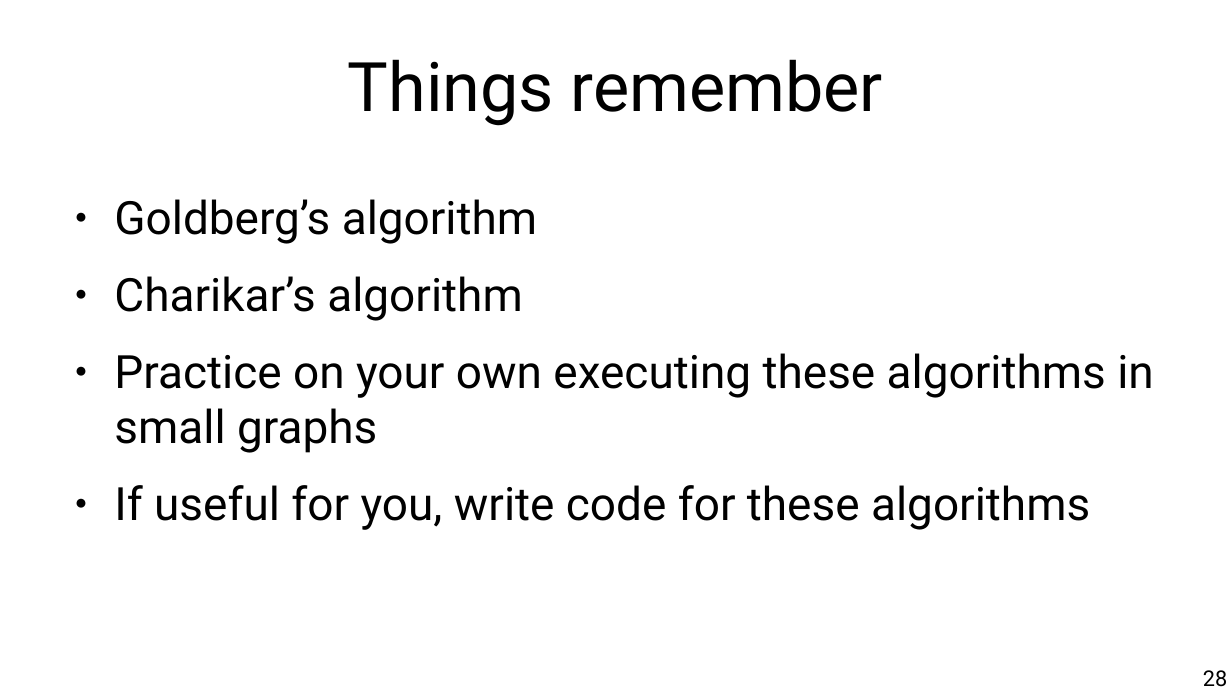
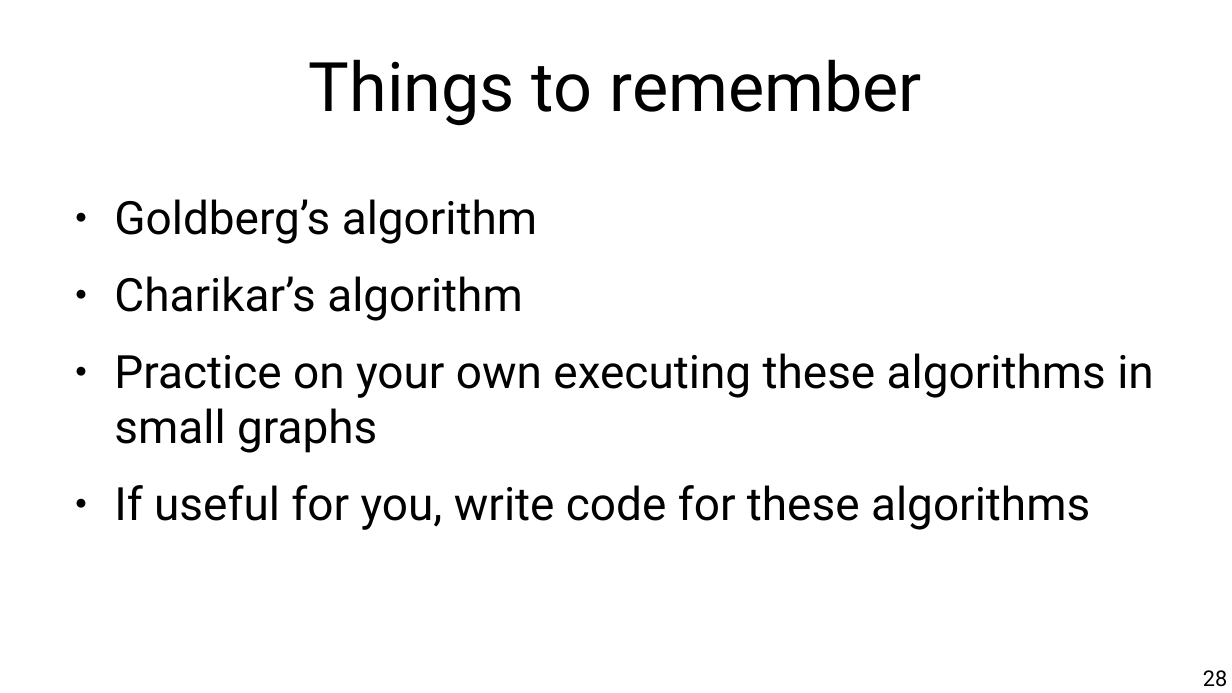
Before and after one commit to chatox/networks-science-course, a slide deck: slide 28 of theory/odp/tt22_dense_subgraphs.odp. Drawn at 1232x693 pixels with LibreOffice and Linux fonts; fonts in the diff are those of the drawing. Boxes give left, top, right and bottom in pixels: in the first picture for what was removed or moved away, otherwise in the second. Text is boxed around its words. In the diff, an @@ line names an element or a change of style, - is before the commit and + after.

```diff
--- a/theory/odp/tt22_dense_subgraphs.odp
+++ b/theory/odp/tt22_dense_subgraphs.odp
@@ title at <box>309,59,922,126</box>: text changed @@
-Things remember
+Things to remember
```
Also in this commit, not shown: 2 other slides changed, 1 slide added, 6 other files.
